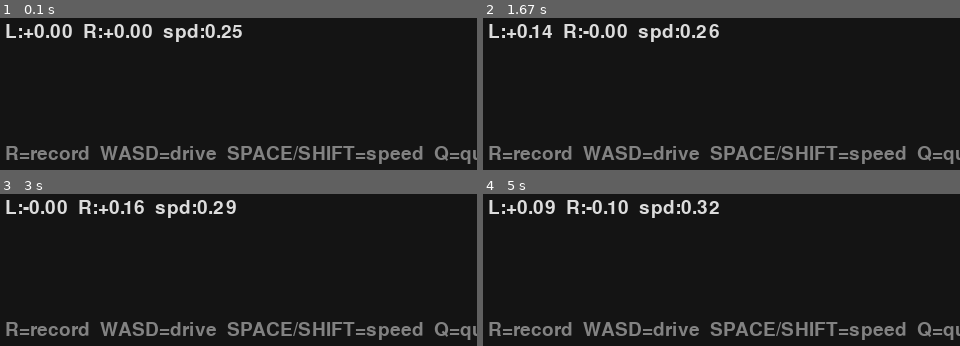
Above: before the commit, frames 1-4 (two rows, left to right).
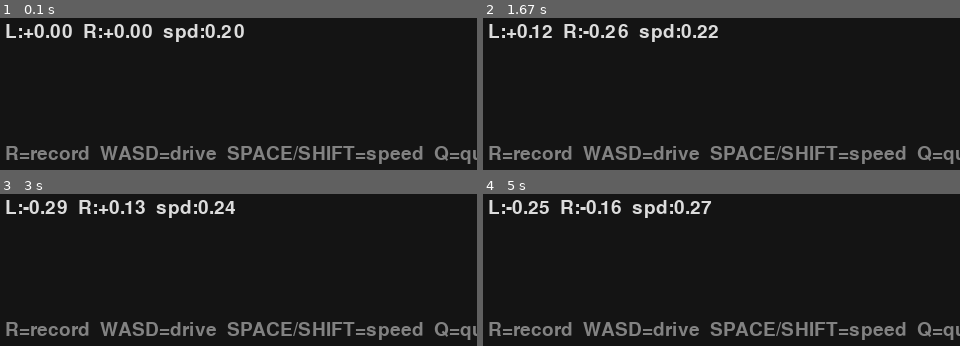
Above: after the commit, the same moments.

Repository: hchap1/drc
Game: pygame game, started from collect_data.py
Same seed, same stepped clock (60 frames per second), same inputs: the game is played once before the commit and once after it.
Inputs:
- Up to frame 1 (0.1 s): no input
- Up to frame 2 (1.67 s): hold D 0.33-0.8 s; hold W 0.83-1.13 s; tap Space at 0.9, 1.23, 1.53 s; hold D 1.17-1.63 s
- Up to frame 3 (3 s): hold A 1.67-2.2 s; tap Space at 1.73, 2.03, 2.3, 2.63, 2.93 s; hold S 2.23-2.53 s; hold A 2.57-2.97 s
- Up to frame 4 (5 s): hold W 3-3.37 s; tap Space at 3.07, 3.47, 3.77, 4.13, 4.53, 4.83 s; hold D 3.4-4.03 s; hold S 4.07-4.43 s; hold A 4.47-4.93 s; hold D from 4.97 s (still down)

The runs differ from the first frame. In frame 1, 0.2% of the frame differs, in the area x 48-52%, y 3-14%; in frame 2, 1.1%; in frame 3, 1.1%; in frame 4, 2.4%, in the area x 4-50%, y 3-16%.

Commit message:
tweak: speed 0.25→0.2, STEER_INNER -0.3→-1.5 for clear inside-wheel reversal
Previous -0.3 was overwhelmed by the W contribution (W+A still gave +0.175
on the inside wheel). -1.5 ensures the inside wheel reverses even when W is
held: W+A → inside = 0.2 + (0.2×-1.5) = -0.1.

Co-Authored-By: Claude Sonnet 4.6 <noreply@anthropic.com>

Diff:
--- a/collect_data.py
+++ b/collect_data.py
@@ -24,9 +24,9 @@
 
 JETSON_IP    = '192.168.4.2'
 LABEL_PORT   = 5009
-SPEED        = 0.25       # starting speed (SPACE/LSHIFT adjust)
+SPEED        = 0.2        # starting speed (SPACE/LSHIFT adjust)
 STEER_OUTER  = 1.7        # outside wheel boost during turn
-STEER_INNER  = -0.3       # inside wheel (negative = reverse into turn)
+STEER_INNER  = -1.5       # inside wheel — negative overrides W so it reverses even mid-drive
 RAMP_UP      = 0.2        # seconds: 0 → full (press)
 RAMP_DOWN    = 0.05       # seconds: full → 0 (release)
 
